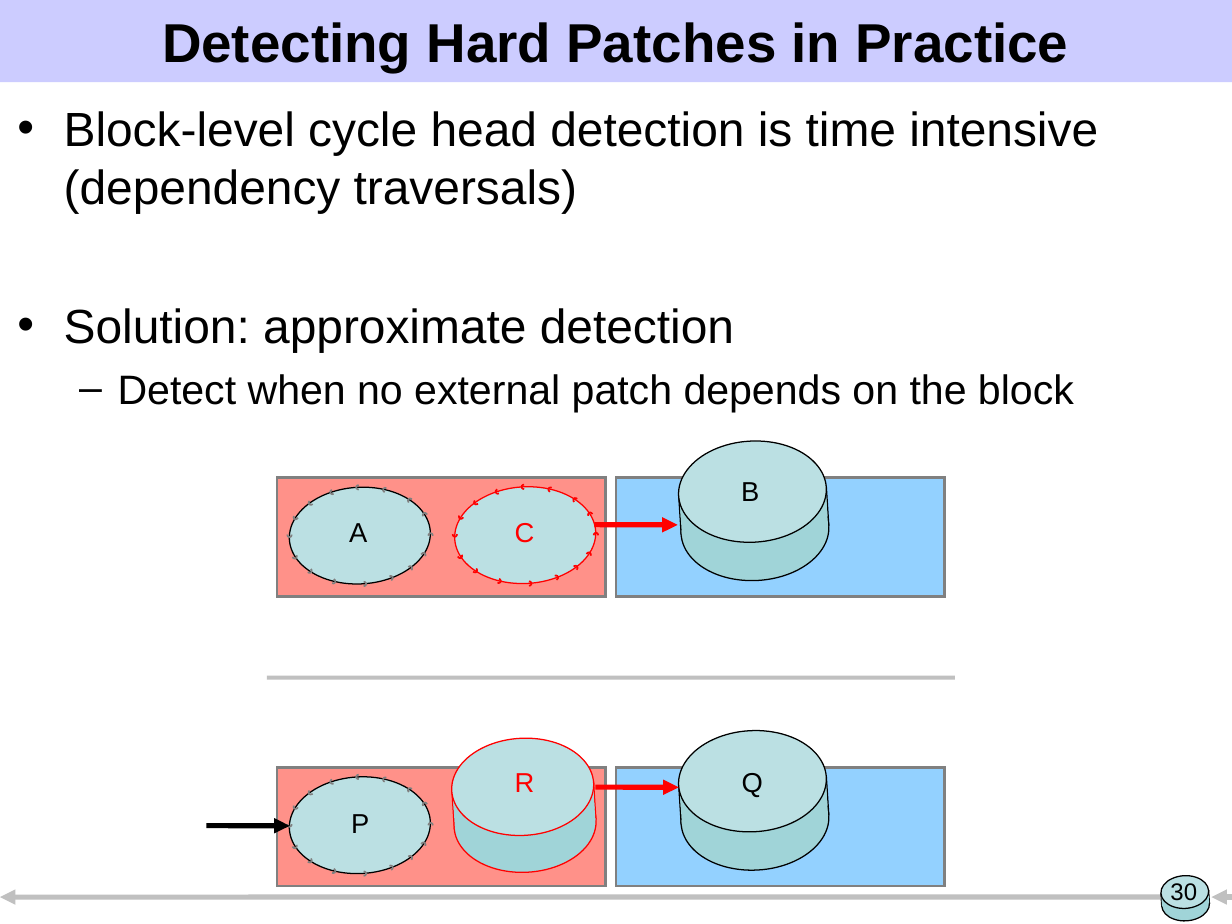
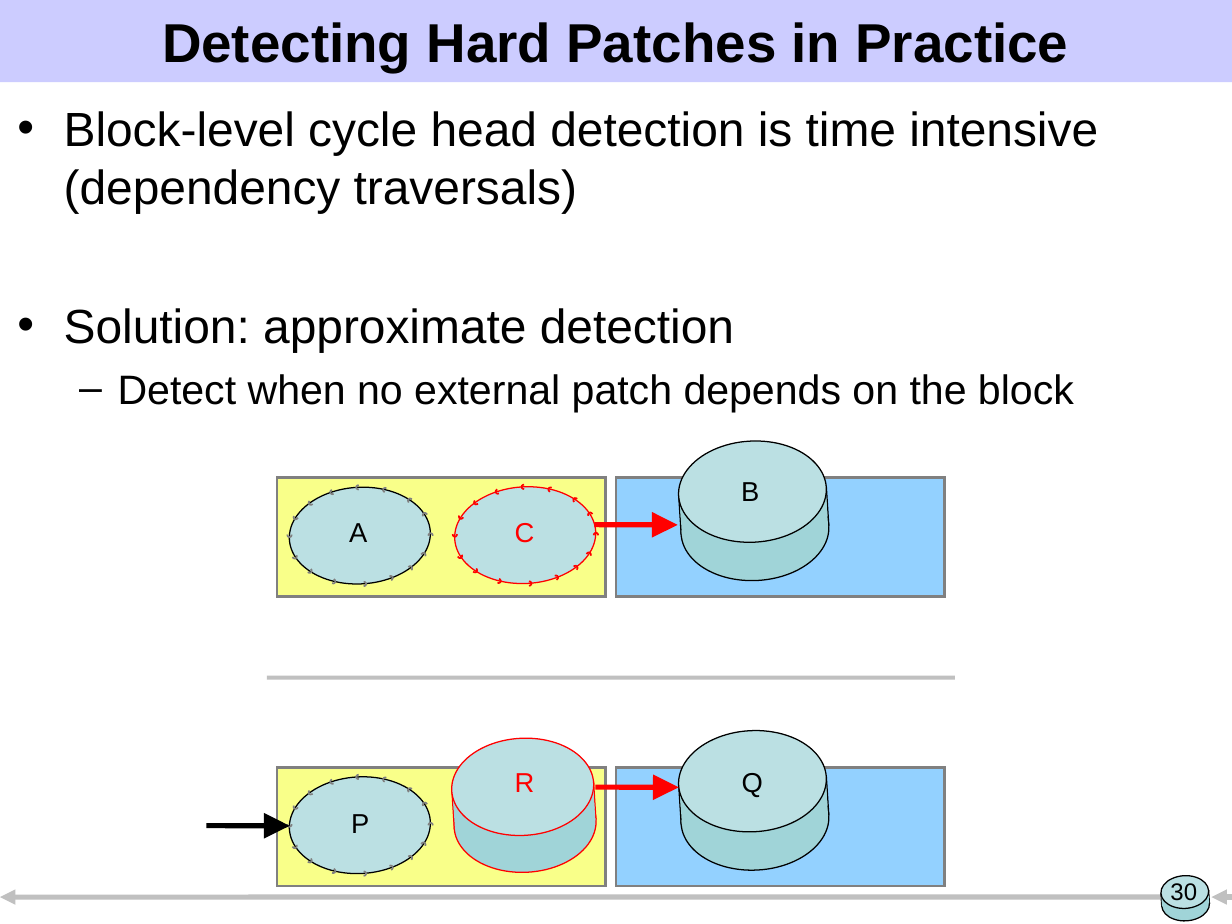
Before and after one commit to ucla-readable/fstitch-doc, a slide deck: slide 30 of sosp/pres.ppt. Drawn at 1232x924 pixels with LibreOffice and Linux fonts; fonts in the diff are those of the drawing. Boxes give left, top, right and bottom in pixels: in the first picture for what was removed or moved away, otherwise in the second. Text is boxed around its words. In the diff, an @@ line names an element or a change of style, - is before the commit and + after.

```diff
--- a/sosp/pres.ppt
+++ b/sosp/pres.ppt
@@ rectangle at (277, 478, 606, 598): fill #FF9189 to #F9FF89 @@
@@ rectangle at (277, 768, 606, 886): fill #FF9189 to #F9FF89 @@
```
Also in this commit, not shown: 7 other slides changed.
